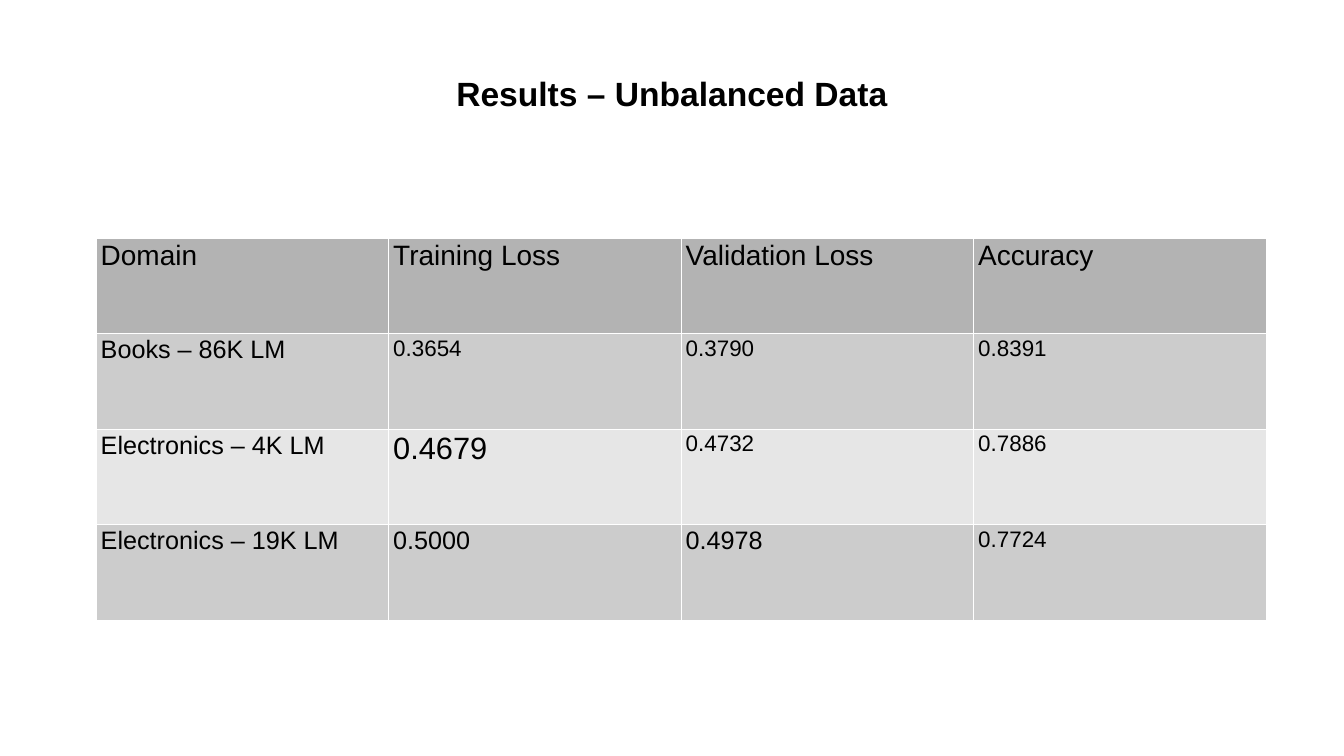
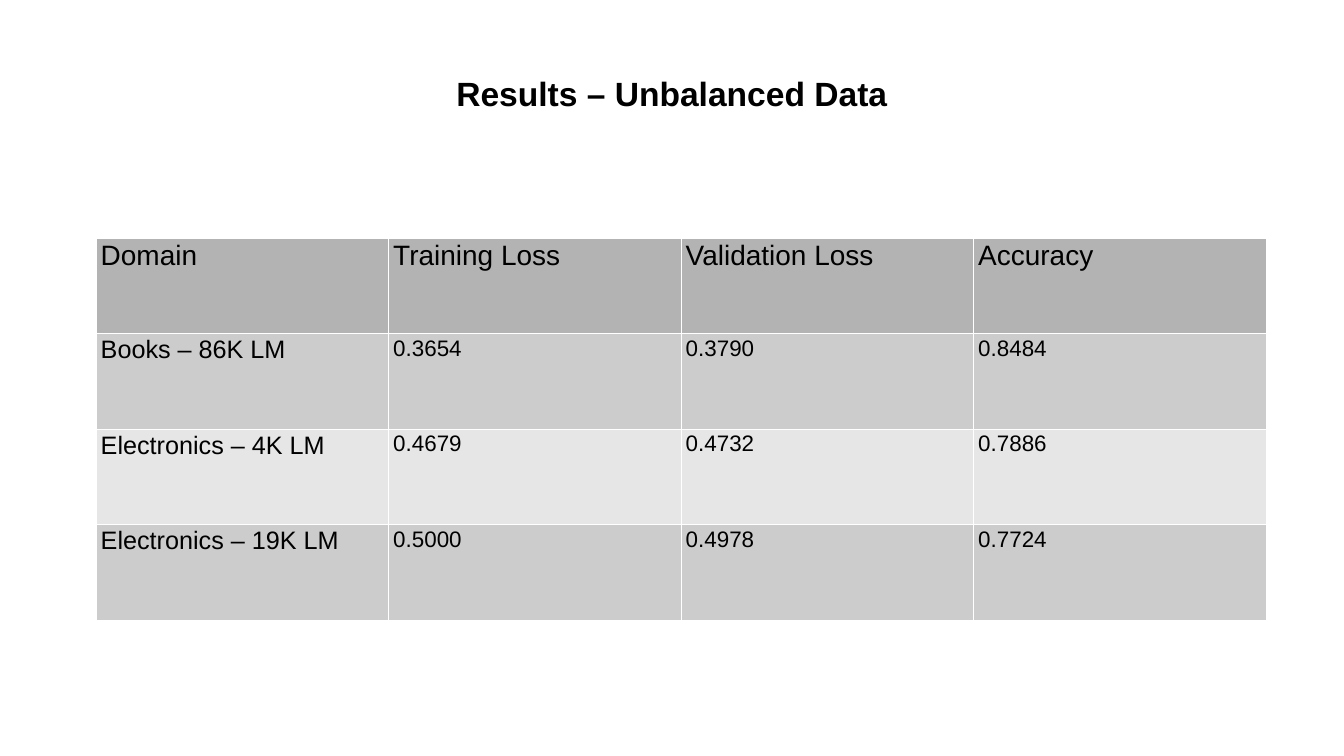
Before and after one commit to postprandial/fastai-amazonreview, a slide deck: slide 10 of Amazon_Review_Helpfulness_NLP-1-ONLINE.pptx. Drawn at 1344x756 pixels with LibreOffice and Linux fonts; fonts in the diff are those of the drawing. Boxes give left, top, right and bottom in pixels: in the first picture for what was removed or moved away, otherwise in the second. Text is boxed around its words. In the diff, an @@ line names an element or a change of style, - is before the commit and + after.

```diff
--- a/Amazon_Review_Helpfulness_NLP-1-ONLINE.pptx
+++ b/Amazon_Review_Helpfulness_NLP-1-ONLINE.pptx
@@ table at (96, 238, 1265, 620) @@
-row 2, column 4: 0.8391
+row 2, column 4: 0.8484
@@ size 44 to 32 pt in "0.4679" @@
@@ size 36 to 32 pt in "0.5000", "0.4978" @@
```
Also in this commit, not shown: 5 other slides changed, 1 slide added.
